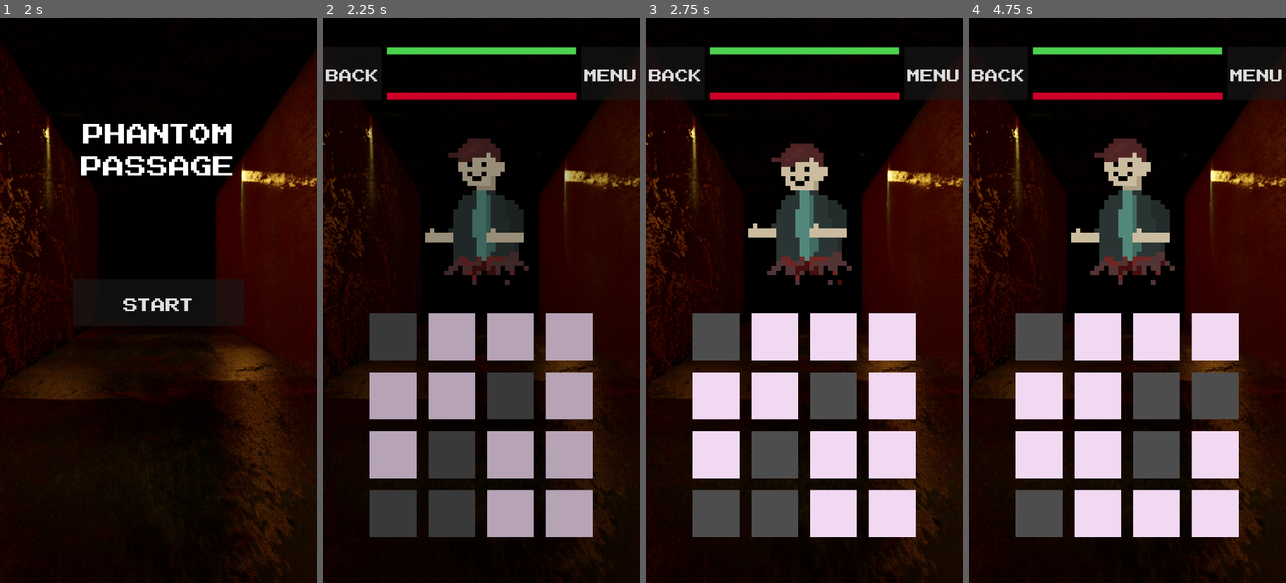
Above: before the commit, frames 1-4 (left to right).
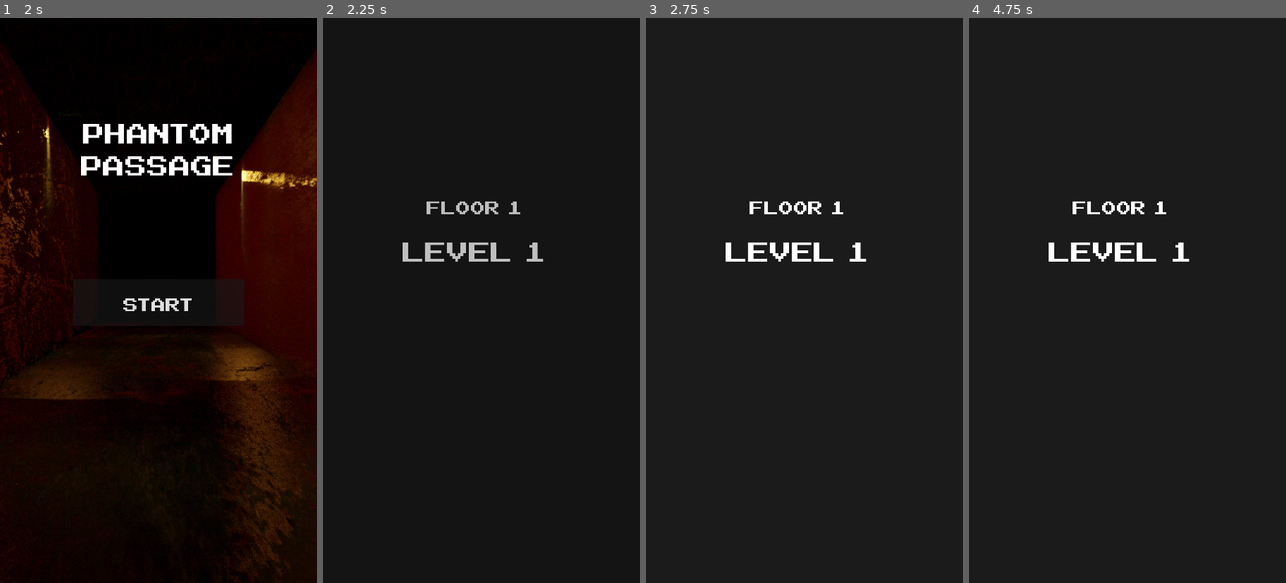
Above: after the commit, the same moments.

Repository: numberpup/phantom-passage
Game: Godot game, scene res://Scenes/UI/SplashScreen.tscn
Two runs of this game, one before a commit and one after it. Both use one fixed random seed, a clock stepped at 60 frames per second and the inputs below.
Inputs (mouse positions are in pixels of both pictures, inside the frame that each line leads up to):
- Up to frame 1 (2 s): move the mouse to (228, 272) at 0.52 s; click (228, 272) at 0.67 s; drag from (95, 328) to (142, 413) at 1.27 s
- Up to frame 2 (2.25 s): click "START" at 2 s
- Up to frame 3 (2.75 s): no input
- Up to frame 4 (4.75 s): click (997, 74) at 2.75 s, where only the run before the commit has a clickable "BACK"; click (997, 74) at 3.5 s, where only the run after the commit has a clickable "BACK"; click "START" at 4.25 s

Frame 1 is identical in both runs. In frame 2, 29% of the frame differs, in the area x 0-100%, y 5-100%; in frame 3, 96%, in the area x 0-100%, y 0-100%; in frame 4, 96%.

Commit message:
Added floor and level display screen
Added transition scene that displays floor and level of player's current run

Diff:
--- /dev/null
+++ b/Scenes/UI/ProgressionScreen.tscn
@@ -0,0 +1,62 @@
+[gd_scene load_steps=4 format=3 uid="uid://cr2aqp2bt5i5i"]
+
+[ext_resource type="FontFile" uid="uid://c4hsx53rjc3e8" path="res://Assets/NESCyrillic.ttf" id="1_7mhrf"]
+[ext_resource type="Script" path="res://Scripts/UI/progression_screen.gd" id="1_wj1ga"]
+[ext_resource type="PackedScene" uid="uid://csrr4nf3h47p8" path="res://Scripts/UI/SceneTransition.tscn" id="3_xtr6e"]
+
+[node name="ProgressionScreen" type="Control"]
+layout_mode = 3
+anchors_preset = 15
+anchor_right = 1.0
+anchor_bottom = 1.0
+grow_horizontal = 2
+grow_vertical = 2
+script = ExtResource("1_wj1ga")
+
+[node name="ColorRect" type="ColorRect" parent="."]
+layout_mode = 0
+offset_left = -1841.0
+offset_top = -555.0
+offset_right = 3059.0
+offset_bottom = 2621.0
+color = Color(0.10748, 0.10748, 0.10748, 1)
+
+[node name="FloorLabel" type="RichTextLabel" parent="."]
+layout_mode = 1
+anchors_preset = 8
+anchor_left = 0.5
+anchor_top = 0.5
+anchor_right = 0.5
+anchor_bottom = 0.5
+offset_left = -451.0
+offset_top = -360.0
+offset_right = 403.0
+offset_bottom = -251.0
+grow_horizontal = 2
+grow_vertical = 2
+theme_override_fonts/normal_font = ExtResource("1_7mhrf")
+theme_override_font_sizes/normal_font_size = 100
+bbcode_enabled = true
+text = "[center]FLOOR 1"
+fit_content = true
+
+[node name="LevelLabel" type="RichTextLabel" parent="."]
+layout_mode = 1
+anchors_preset = 8
+anchor_left = 0.5
+anchor_top = 0.5
+anchor_right = 0.5
+anchor_bottom = 0.5
+offset_left = -451.0
+offset_top = -232.0
+offset_right = 403.0
+offset_bottom = -123.0
+grow_horizontal = 2
+grow_vertical = 2
+theme_override_fonts/normal_font = ExtResource("1_7mhrf")
+theme_override_font_sizes/normal_font_size = 150
+bbcode_enabled = true
+text = "[center]Level 1"
+fit_content = true
+
+[node name="SceneTransition" parent="." instance=ExtResource("3_xtr6e")]
--- a/Scripts/DataProcessors/EncounterTable.gd
+++ b/Scripts/DataProcessors/EncounterTable.gd
@@ -1,6 +1,64 @@
 extends Node
 
-
+var enemy_damage_multipliers = [
+	# empty
+	[],
+	# floor 1
+	[
+		# empty
+		[],
+		# encounter 1
+		1,
+		# encounter 2
+		2,
+		# encounter 3
+		3
+	],
+	# floor 2
+	[
+		# empty
+		[],
+		# encounter 1
+		4,
+		# encounter 2
+		5,
+		# encounter 3
+		6
+	],
+	# floor 3
+	[
+		# empty
+		[],
+		# encounter 1
+		7,
+		# encounter 2
+		8,
+		# encounter 3
+		9
+	],
+	# floor 4
+	[
+		# empty
+		[],
+		# encounter 1
+		10,
+		# encounter 2
+		11,
+		# encounter 3
+		12
+	],
+	# floor 5
+	[
+		# empty
+		[],
+		# encounter 1
+		13,
+		# encounter 2
+		14,
+		# encounter 3
+		15
+	]
+]
 
 var floors = [
 	#empty
--- a/Scripts/UI/SceneTransition.tscn
+++ b/Scripts/UI/SceneTransition.tscn
@@ -12,7 +12,7 @@
 "times": PackedFloat32Array(0),
 "transitions": PackedFloat32Array(1),
 "update": 0,
-"values": [Color(0, 0, 0, 0)]
+"values": [Color(0, 0, 0, 1)]
 }
 
 [sub_resource type="Animation" id="Animation_glfro"]
@@ -62,7 +62,7 @@
 offset_right = 2267.0
 offset_bottom = 2309.0
 mouse_filter = 2
-color = Color(0, 0, 0, 0)
+color = Color(0, 0, 0, 1)
 
 [node name="AnimationPlayer" type="AnimationPlayer" parent="."]
 libraries = {
--- /dev/null
+++ b/Scripts/UI/progression_screen.gd
@@ -0,0 +1,20 @@
+extends Control
+
+@onready var floor_label = $FloorLabel
+@onready var level_label = $LevelLabel
+
+
+# Called when the node enters the scene tree for the first time.
+func _ready() -> void:
+	$SceneTransition/ColorRect.color.a = 255
+	$SceneTransition/AnimationPlayer.play("fade_out")
+	floor_label.text = "[center]Floor " + str(GameManager.current_floor)
+	level_label.text = "[center]Level " + str(GameManager.current_level)
+	await get_tree().create_timer(1).timeout
+	get_tree().change_scene_to_file("res://Scenes/LevelScreen.tscn")
+
+
+
+# Called every frame. 'delta' is the elapsed time since the previous frame.
+func _process(delta: float) -> void:
+	pass
--- a/Scripts/title_screen.gd
+++ b/Scripts/title_screen.gd
@@ -19,4 +19,4 @@
 	#await get_tree().create_timer(0.3).timeout
 
 	# change scene
-	get_tree().change_scene_to_file("res://Scenes/LevelScreen.tscn")
+	get_tree().change_scene_to_file("res://Scenes/UI/ProgressionScreen.tscn")
